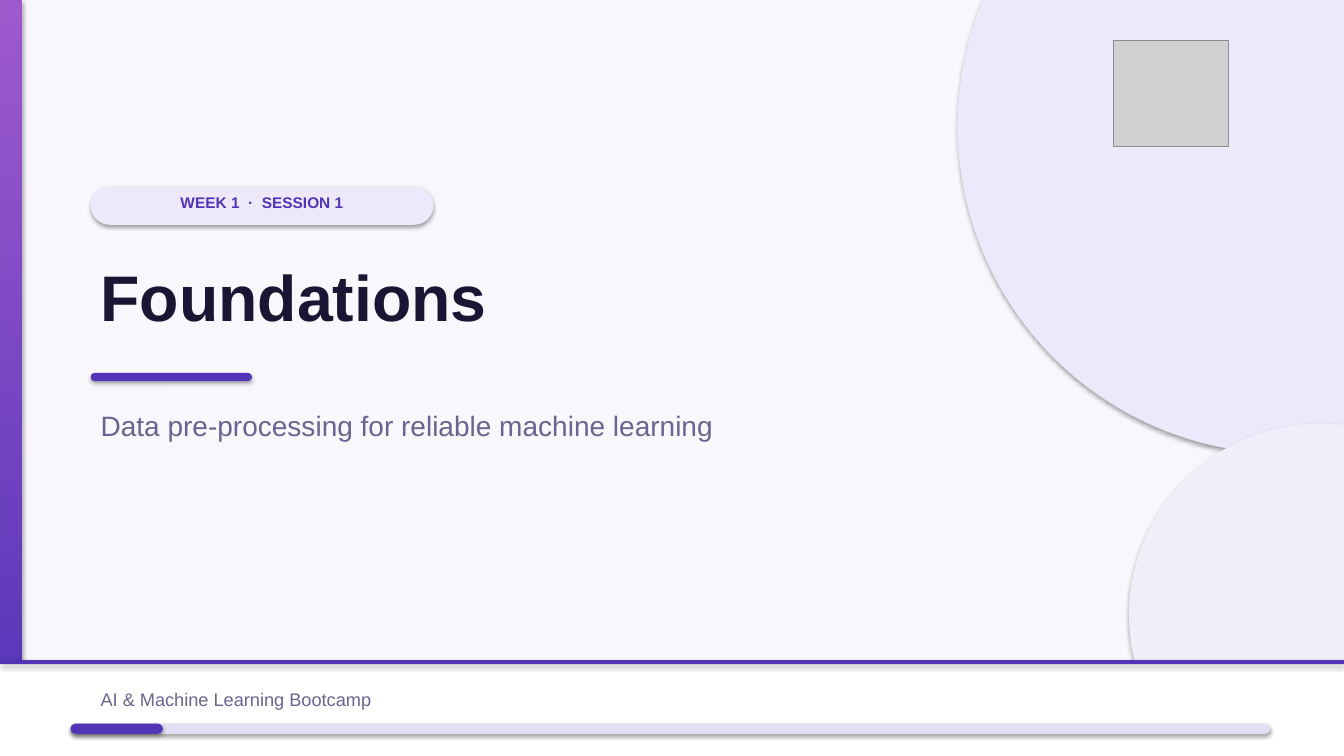
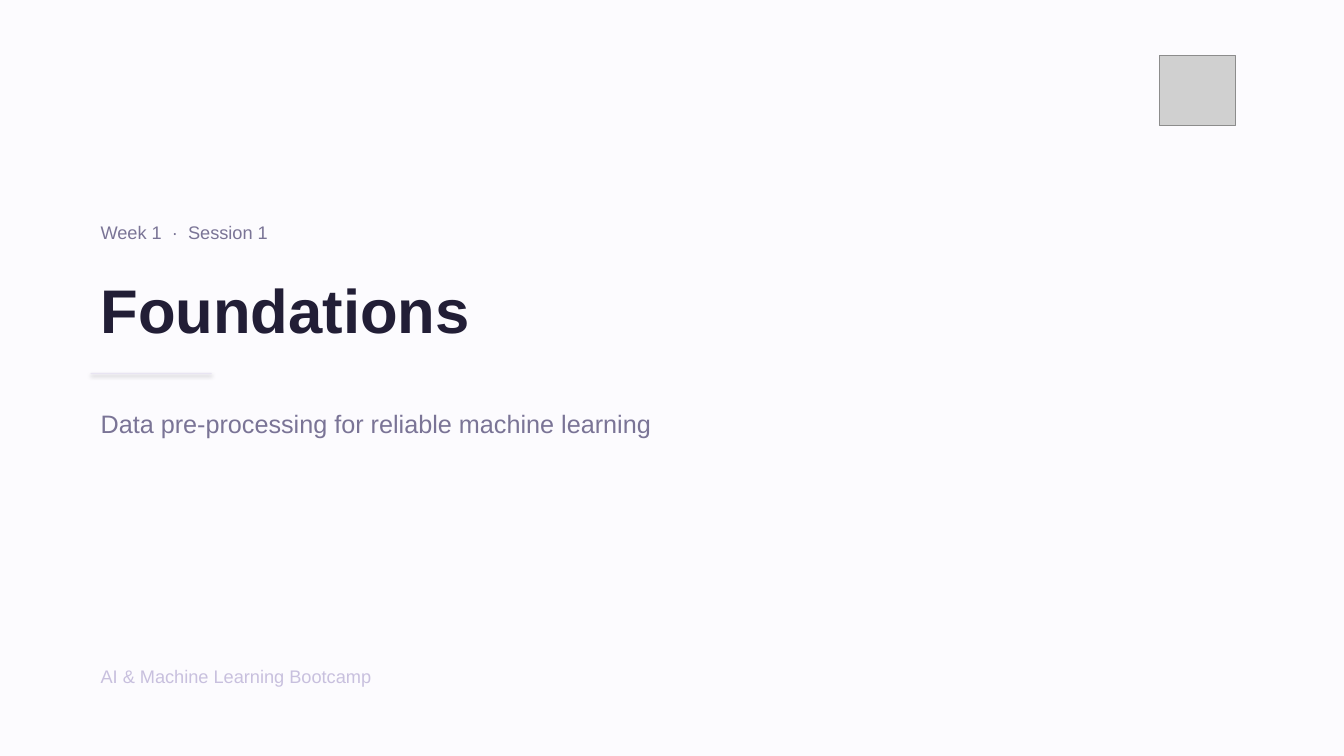
Before and after one commit to iksasa15/AI-ML, a slide deck: slide 1 of web-presentation/pdf-exports/Week1-Session1-Foundations.pptx. Drawn at 1344x756 pixels with LibreOffice and Linux fonts; fonts in the diff are those of the drawing; grey boxes stand for pictures. Boxes give left, top, right and bottom in pixels: in the first picture for what was removed or moved away, otherwise in the second. Text is boxed around its words. In the diff, an @@ line names an element or a change of style, - is before the commit and + after.

```diff
--- a/web-presentation/pdf-exports/Week1-Session1-Foundations.pptx
+++ b/web-presentation/pdf-exports/Week1-Session1-Foundations.pptx
@@ background #F8F7FC to #FCFBFE @@
@@ rectangle removed at box(0, 0, 22, 756) @@
@@ ellipse removed at box(958, 0, 1344, 454) @@
@@ picture: place and size @@
-picture at box(1114, 40, 1229, 146)
+picture at box(1159, 55, 1236, 126)
@@ rounded rectangle removed at box(91, 187, 434, 225) @@
@@ text at box(101, 226, 268, 239): text changed; size 11 to 13 pt; text colour #5234B7 to #7A7496; bold off @@
-WEEK 1 · SESSION 1
+Week 1 · Session 1
@@ text "Foundations": place and size @@
-text "Foundations" at box(101, 274, 487, 322)
+text "Foundations" at box(101, 288, 470, 334)
@@ text "Foundations" at box(101, 288, 470, 334): size 46 to 44 pt, text colour #1A1533 to #221E36 @@
@@ rounded rectangle removed at box(91, 373, 252, 381) @@
@@ rectangle added at box(91, 373, 212, 374), fill #E8E4F2 @@
@@ text "Data pre-processing for reliable machine ..." at box(101, 415, 651, 438): size 20 to 18 pt, text colour #6B6490 to #7A7496 @@
@@ ellipse removed at box(1129, 423, 1344, 756) @@
@@ rectangle removed at box(0, 660, 1344, 756) @@
@@ rectangle removed at box(0, 660, 1344, 664) @@
@@ text "AI & Machine Learning Bootcamp": place and size @@
-text "AI & Machine Learning Bootcamp" at box(101, 693, 371, 710)
+text "AI & Machine Learning Bootcamp" at box(101, 670, 371, 687)
@@ text "AI & Machine Learning Bootcamp" at box(101, 670, 371, 687): text colour #6B6490 to #C8C0DE @@
@@ rounded rectangle removed at box(71, 724, 1270, 734) @@
@@ rounded rectangle removed at box(71, 724, 163, 734) @@
```
Also in this commit, not shown: 12 other slides changed, 3 other files.
